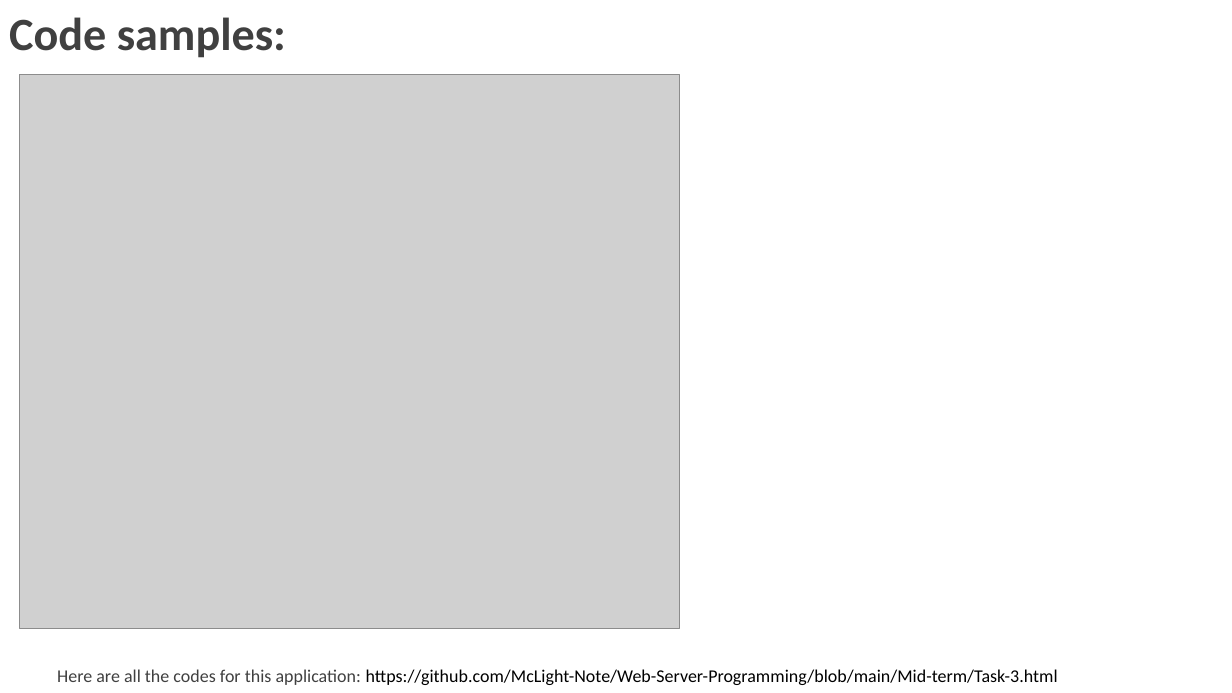
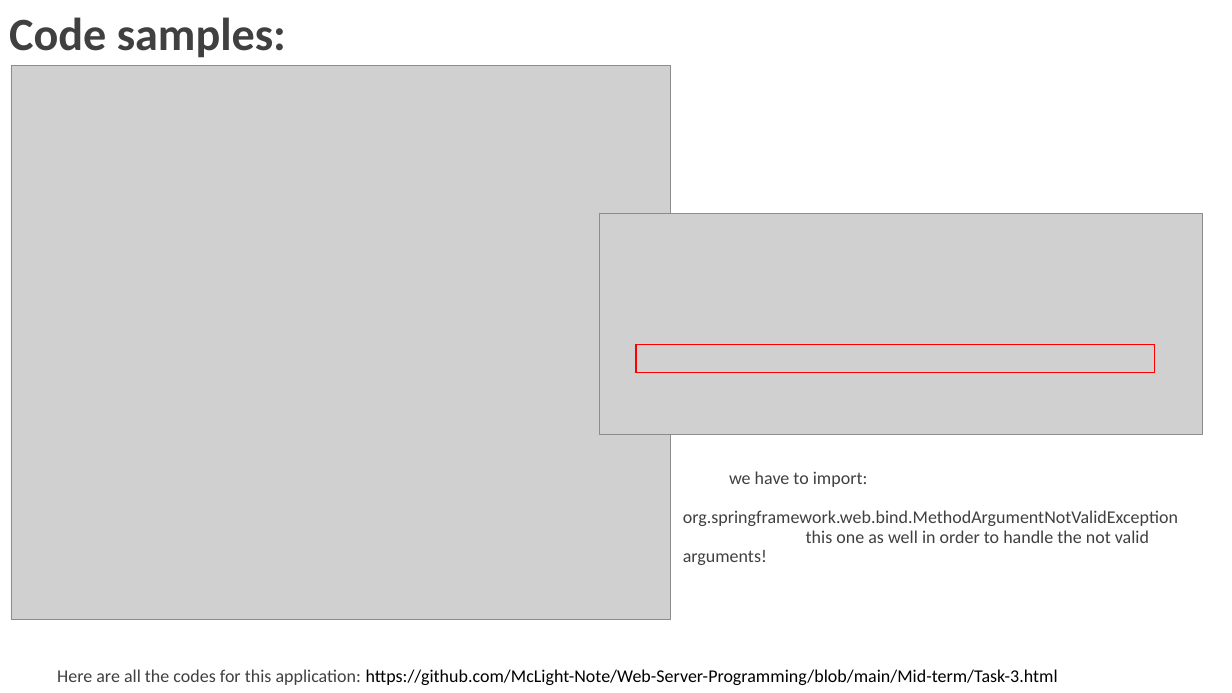
Before and after one commit to McLight-Note/Web-Server-Programming, a slide deck: slide 12 of Mid-term.pptx. Drawn at 1232x693 pixels with LibreOffice and Linux fonts; fonts in the diff are those of the drawing; grey boxes stand for pictures; background and template pictures are left out. Boxes give left, top, right and bottom in pixels: in the first picture for what was removed or moved away, otherwise in the second. Text is boxed around its words. In the diff, an @@ line names an element or a change of style, - is before the commit and + after.

```diff
--- a/Mid-term.pptx
+++ b/Mid-term.pptx
@@ picture: place and size @@
-picture at (19,74,679,628)
+picture at (11,66,671,620)
@@ picture added at (600,213,1203,434) @@
@@ rectangle added at (636,345,1154,372), outline #FF0000 1 pt @@
@@ text added at (683,471,1178,565), 14 pt, text #404040 @@
+we have to import:
+org.springframework.web.bind.MethodArgumentNotValidException
+this one as well in order to handle the not valid arguments!
```
Also in this commit, not shown: 4 other slides changed, 1 other file.
